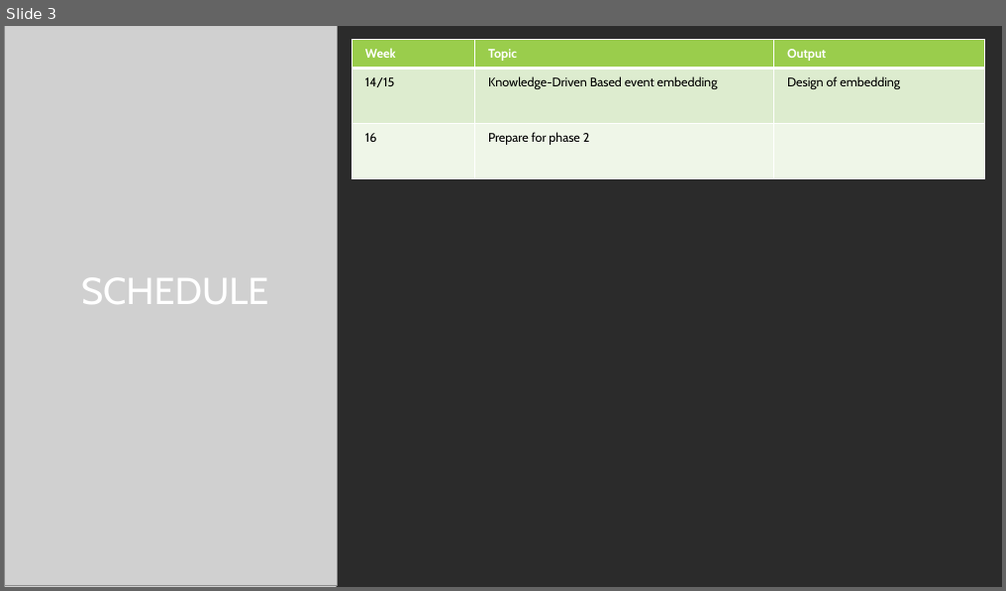
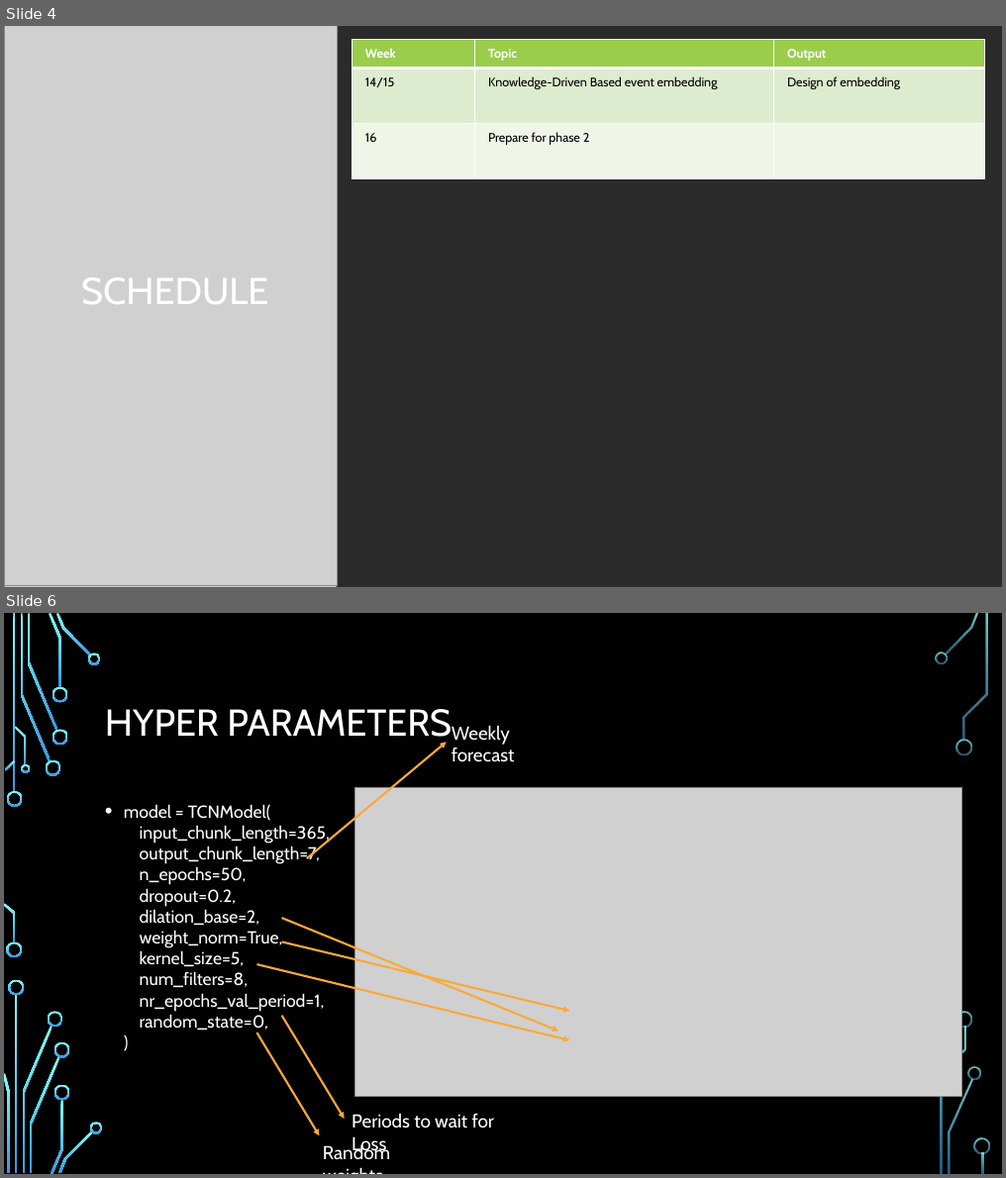
Before and after one commit to shawnmccarthy/temporal, a slide deck: mccarthy-shawn_slides.pptx. Shown one above the other, each under a label of ours: slide 3 before the commit, slides 4 and 6 after it; the slides between them are not shown. The pictures are 1006x591 and 1006x1178 pixels, drawn with LibreOffice and Linux fonts; fonts in the diff are those of the drawing; grey boxes stand for pictures; background and template pictures are left out; a plain dark background stands for a picture behind light text. Boxes give left, top, right and bottom in pixels: in the first picture for what was removed or moved away, otherwise in the second. Text is boxed around its words. In the diff, an @@ line names an element or a change of style, - is before the commit and + after.

```diff
--- a/mccarthy-shawn_slides.pptx
+++ b/mccarthy-shawn_slides.pptx
@@ slide 6 added at bbox=[4, 613, 1002, 1174], background picture (left out) @@
@@ title added at bbox=[105, 709, 451, 745], 36 pt, text #FFFFFF @@
+HYPER PARAMETERS
@@ text added at bbox=[451, 725, 515, 762], 18 pt, text #FFFFFF @@
+Weekly forecast
@@ arrow added from (307, 859) to (447, 742), #FAA93A 2 pt @@
@@ picture added at bbox=[355, 787, 962, 1096] @@
@@ text added at bbox=[124, 804, 330, 1030], 16.8 pt, text #FFFFFF @@
+• model = TCNModel(
+  input_chunk_length=365,
+  output_chunk_length=7,
+  n_epochs=50,
+  dropout=0.2,
+  dilation_base=2,
+  weight_norm=True,
+  kernel_size=5,
+  num_filters=8,
+  nr_epochs_val_period=1,
+  random_state=0,
+  )
@@ arrow added from (282, 919) to (558, 1032), #FAA93A 2 pt @@
@@ arrow added from (257, 964) to (570, 1041), #FAA93A 2 pt @@
@@ arrow added from (282, 943) to (570, 1011), #FAA93A 2 pt @@
@@ arrow added from (282, 1016) to (345, 1119), #FAA93A 2 pt @@
@@ arrow added from (257, 1033) to (319, 1137), #FAA93A 2 pt @@
@@ text added at bbox=[351, 1114, 495, 1156], 18 pt, text #FFFFFF @@
+Periods to wait for Loss
@@ text added at bbox=[323, 1144, 390, 1159], 18 pt, text #FFFFFF @@
+Random weights
@@ group added at bbox=[4, 613, 990, 1174]: 33 freeform shapes, 3 rectangles @@
@@ what was slide 3 is now slide 4 @@
```
Also in this commit, not shown: 3 other slides added, 8 other files.
